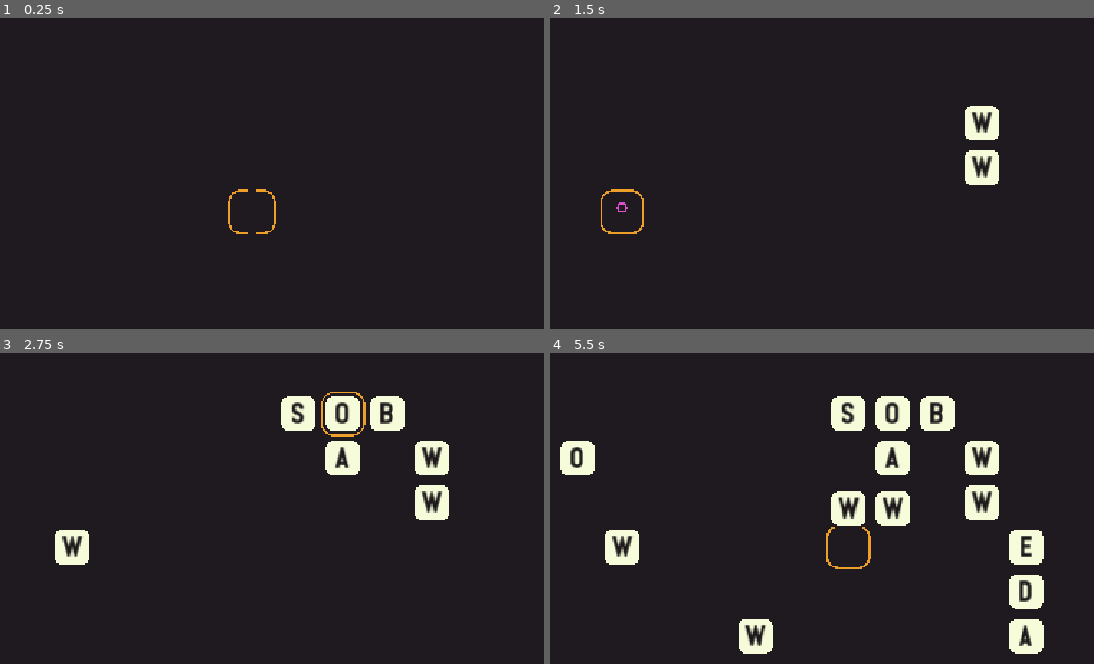
Above: before the commit, frames 1-4 (two rows, left to right).
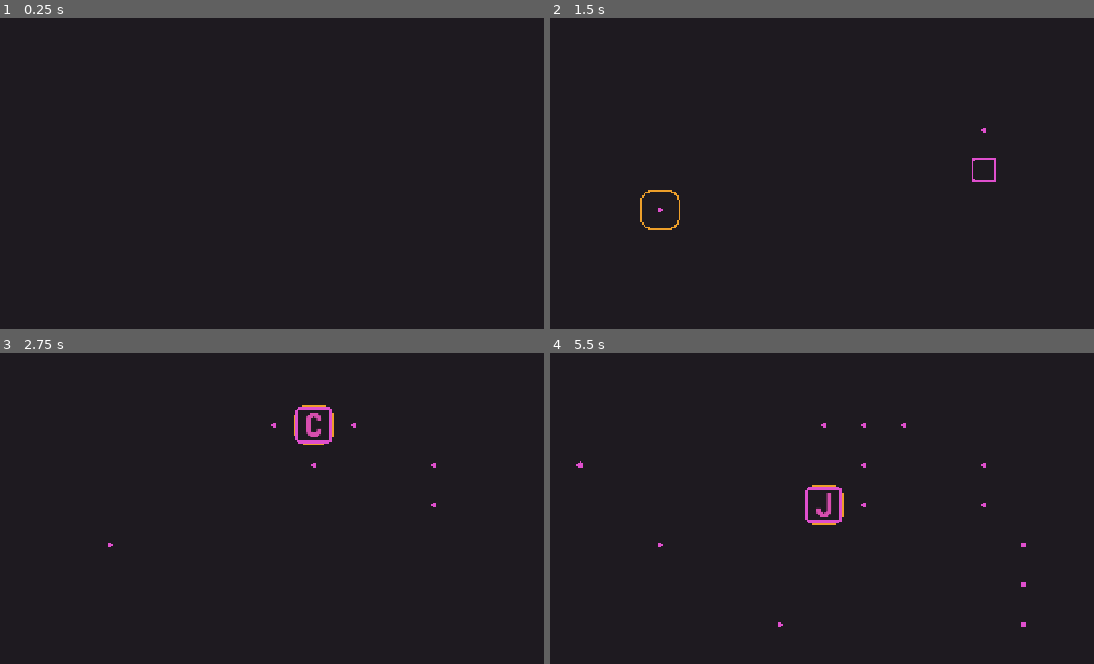
Above: after the commit, the same moments.

Repository: natanmaia95/vs-word-tile
Game: Godot game, scene res://tests/test_match.tscn
Two runs of this game, one before a commit and one after it. Both use one fixed random seed, a clock stepped at 60 frames per second and the inputs below. The project has no main scene, so this scene is started directly. The engine's default icon, where the game draws it, is replaced by a stand-in: a white triangle on a blue panel in a dark square.
Inputs (mouse positions are in pixels of both pictures, inside the frame that each line leads up to):
- Up to frame 1 (0.25 s): no input
- Up to frame 2 (1.5 s): tap Enter at 0.5 s; move the mouse to (979, 167) at 0.52 s; hold Shift 0.53-1.28 s; click (979, 167) at 0.67 s; move the mouse to (642, 213) at 1.27 s; tap Shift at 1.35 s; click (642, 213) at 1.42 s
- Up to frame 3 (2.75 s): move the mouse to (331, 424) at 2.02 s; hold Shift from 2.03 s (still down); click (331, 424) at 2.17 s
- Up to frame 4 (5.5 s): move the mouse to (762, 614) at 2.77 s; release Shift at 2.78 s; tap Shift at 2.85, 4.35 s; click (762, 614) at 2.92 s; move the mouse to (1039, 592) at 3.52 s; hold Shift 3.53-4.28 s; click (1039, 592) at 3.67 s; move the mouse to (560, 458) at 4.27 s; click (560, 458) at 4.42 s; move the mouse to (843, 524) at 5.02 s; hold Shift from 5.03 s (still down); click (843, 524) at 5.17 s

The runs differ from the first frame. In frame 1, 0.2% of the frame differs, in the area x 41-51%, y 54-70%; in frame 2, 1.6%; in frame 3, 4.8%; in frame 4, 9.3%, in the area x 1-91%, y 13-97%.

Commit message:
fix the things I broke

Diff:
--- a/objects/visual_tile.gd
+++ b/objects/visual_tile.gd
@@ -1,16 +1,36 @@
 class_name VisualTile extends Control
 
 @onready var animation_player:AnimationPlayer = find_child("AnimationPlayer")
+
+## We should make this a getter to pull from game state
+var cursor_letter:String = "A"
 
 var letter : String = " " :
 	set(value):
 		letter = value[0].capitalize()
 		%LblLetter.text = letter
 
+var active:bool = false:
+	set(value):
+		active = value
+		if(active):
+			animation_player.play(&"show_drop", -1, 4)
+		else:
+			animation_player.play(&"show", -1, -2., true)
+
 func _ready() -> void:
-	animation_player.play(&"show_drop", -1, 2.)
+	animation_player.play(&"hover_inactive", -1, -100., true)
+	mouse_entered.connect(hover.bind(true))
+	mouse_exited.connect(hover.bind(false))
 
-func remove() -> void:
-	animation_player.play(&"show", -1, -2., true)
-	await animation_player.animation_finished
-	queue_free()
+
+func hover(on:bool) -> void:
+	if animation_player.is_playing() and not animation_player.current_animation.begins_with("hover"):
+		return
+	if active:
+		return
+	else:
+		if on:
+			animation_player.play(&"hover_inactive", -1, 8)
+		else:
+			animation_player.play(&"hover_inactive", -1, -2., true)
--- a/objects/visual_tile.tscn
+++ b/objects/visual_tile.tscn
@@ -68,7 +68,7 @@
 shader_parameter/aspect_ratio = 1.0
 shader_parameter/line_thickness = 1.0
 shader_parameter/inner_size = 0.25
-shader_parameter/outer_size = 0.0
+shader_parameter/outer_size = -0.14
 shader_parameter/radius = 0.5
 shader_parameter/line_a = Color(0, 0, 0, 0)
 shader_parameter/line_b = Color(0.8745098, 0.30980393, 0.8039216, 1)
@@ -76,7 +76,7 @@
 
 [sub_resource type="LabelSettings" id="LabelSettings_4ipli"]
 font = ExtResource("2_1xr65")
-font_size = 18
+font_size = 48
 font_color = Color(0.9647059, 0.9843137, 0.8509804, 1)
 
 [sub_resource type="Animation" id="Animation_1xr65"]
@@ -114,7 +114,7 @@
 "times": PackedFloat32Array(0),
 "transitions": PackedFloat32Array(1),
 "update": 0,
-"values": [0.0]
+"values": [-0.14]
 }
 tracks/3/type = "value"
 tracks/3/imported = false
@@ -199,6 +199,105 @@
 "transitions": PackedFloat32Array(1),
 "update": 0,
 "values": [Vector2(0, 0)]
+}
+
+[sub_resource type="Animation" id="Animation_fdq3c"]
+resource_name = "hover_inactivve"
+tracks/0/type = "value"
+tracks/0/imported = false
+tracks/0/enabled = true
+tracks/0/path = NodePath("Panel:material:shader_parameter/line_thickness")
+tracks/0/interp = 2
+tracks/0/loop_wrap = true
+tracks/0/keys = {
+"times": PackedFloat32Array(0),
+"transitions": PackedFloat32Array(1),
+"update": 0,
+"values": [1.0]
+}
+tracks/1/type = "value"
+tracks/1/imported = false
+tracks/1/enabled = true
+tracks/1/path = NodePath("Panel:material:shader_parameter/line_b")
+tracks/1/interp = 2
+tracks/1/loop_wrap = true
+tracks/1/keys = {
+"times": PackedFloat32Array(0),
+"transitions": PackedFloat32Array(1),
+"update": 0,
+"values": [Color(0.8745098, 0.30980393, 0.8039216, 1)]
+}
+tracks/2/type = "value"
+tracks/2/imported = false
+tracks/2/enabled = true
+tracks/2/path = NodePath("Panel:material:shader_parameter/line_a")
+tracks/2/interp = 2
+tracks/2/loop_wrap = true
+tracks/2/keys = {
+"times": PackedFloat32Array(0),
+"transitions": PackedFloat32Array(1),
+"update": 0,
+"values": [Color(0, 0, 0, 0)]
+}
+tracks/3/type = "value"
+tracks/3/imported = false
+tracks/3/enabled = true
+tracks/3/path = NodePath("Panel:material:shader_parameter/line_c")
+tracks/3/interp = 2
+tracks/3/loop_wrap = true
+tracks/3/keys = {
+"times": PackedFloat32Array(0),
+"transitions": PackedFloat32Array(1),
+"update": 0,
+"values": [Color(0.11764706, 0.101960786, 0.1254902, 1)]
+}
+tracks/4/type = "value"
+tracks/4/imported = false
+tracks/4/enabled = true
+tracks/4/path = NodePath("Panel:material:shader_parameter/radius")
+tracks/4/interp = 2
+tracks/4/loop_wrap = true
+tracks/4/keys = {
+"times": PackedFloat32Array(0, 1),
+"transitions": PackedFloat32Array(1, 1),
+"update": 0,
+"values": [0.125, 0.165]
+}
+tracks/5/type = "value"
+tracks/5/imported = false
+tracks/5/enabled = true
+tracks/5/path = NodePath("Panel:material:shader_parameter/inner_size")
+tracks/5/interp = 2
+tracks/5/loop_wrap = true
+tracks/5/keys = {
+"times": PackedFloat32Array(0, 1),
+"transitions": PackedFloat32Array(1, 1),
+"update": 0,
+"values": [0.25, 1.0]
+}
+tracks/6/type = "value"
+tracks/6/imported = false
+tracks/6/enabled = true
+tracks/6/path = NodePath("Panel:material:shader_parameter/outer_size")
+tracks/6/interp = 2
+tracks/6/loop_wrap = true
+tracks/6/keys = {
+"times": PackedFloat32Array(0, 1),
+"transitions": PackedFloat32Array(1, 1),
+"update": 0,
+"values": [-0.14, 0.607]
+}
+tracks/7/type = "value"
+tracks/7/imported = false
+tracks/7/enabled = true
+tracks/7/path = NodePath("Panel/LblLetter:self_modulate")
+tracks/7/interp = 1
+tracks/7/loop_wrap = true
+tracks/7/keys = {
+"times": PackedFloat32Array(0.7, 1),
+"transitions": PackedFloat32Array(1, 1),
+"update": 0,
+"values": [Color(0.8745098, 0.30980393, 0.8039216, 0), Color(0.8745098, 0.30980393, 0.8039216, 1)]
 }
 
 [sub_resource type="Animation" id="Animation_5u0ay"]
@@ -237,7 +336,7 @@
 "times": PackedFloat32Array(0, 1),
 "transitions": PackedFloat32Array(1, 1),
 "update": 0,
-"values": [0.0, 0.6]
+"values": [-0.14, 0.6]
 }
 tracks/3/type = "value"
 tracks/3/imported = false
@@ -258,7 +357,7 @@
 tracks/4/interp = 2
 tracks/4/loop_wrap = true
 tracks/4/keys = {
-"times": PackedFloat32Array(0.6, 0.76666665),
+"times": PackedFloat32Array(0.8, 1),
 "transitions": PackedFloat32Array(1, 1),
 "update": 0,
 "values": [Color(0.11764706, 0.101960786, 0.1254902, 0), Color(0.11764706, 0.101960786, 0.1254902, 1)]
@@ -282,7 +381,7 @@
 tracks/6/interp = 2
 tracks/6/loop_wrap = true
 tracks/6/keys = {
-"times": PackedFloat32Array(0.5, 0.76666665),
+"times": PackedFloat32Array(0.7, 0.8666667),
 "transitions": PackedFloat32Array(1, 1),
 "update": 0,
 "values": [Color(0.11764706, 0.101960786, 0.1254902, 1), Color(0.9647059, 0.9843137, 0.8509804, 1)]
@@ -312,7 +411,7 @@
 "times": PackedFloat32Array(0.23333333, 0.36666667),
 "transitions": PackedFloat32Array(1, 1),
 "update": 0,
-"values": [Color(0.8745098, 0.30980393, 0.8039216, 1), Color(0.11764706, 0.101960786, 0.1254902, 1)]
+"values": [Color(0.8745098, 0.30980393, 0.8039216, 1), Color(0.9647059, 0.9843137, 0.8509804, 1)]
 }
 tracks/2/type = "value"
 tracks/2/imported = false
@@ -336,7 +435,7 @@
 "times": PackedFloat32Array(0, 0.36666667),
 "transitions": PackedFloat32Array(1, 1),
 "update": 0,
-"values": [0.125, 0.3]
+"values": [0.125, 0.15]
 }
 tracks/4/type = "value"
 tracks/4/imported = false
@@ -348,7 +447,7 @@
 "times": PackedFloat32Array(0, 0.36666667),
 "transitions": PackedFloat32Array(1, 1),
 "update": 0,
-"values": [0.0, 0.6]
+"values": [0.6, 0.6]
 }
 tracks/5/type = "value"
 tracks/5/imported = false
@@ -360,7 +459,7 @@
 "times": PackedFloat32Array(0, 0.36666667),
 "transitions": PackedFloat32Array(1, 1),
 "update": 0,
-"values": [0.25, 1.0]
+"values": [1.0, 1.0]
 }
 tracks/6/type = "value"
 tracks/6/imported = false
@@ -414,14 +513,16 @@
 [sub_resource type="AnimationLibrary" id="AnimationLibrary_2p2qv"]
 _data = {
 &"RESET": SubResource("Animation_1xr65"),
+&"hover_inactive": SubResource("Animation_fdq3c"),
 &"show": SubResource("Animation_5u0ay"),
 &"show_drop": SubResource("Animation_2p2qv")
 }
 
 [node name="Tile" type="Control" unique_id=1686074798]
-custom_minimum_size = Vector2(32, 32)
+custom_minimum_size = Vector2(64, 64)
 layout_mode = 3
 anchors_preset = 0
+mouse_default_cursor_shape = 2
 script = ExtResource("1_4ipli")
 
 [node name="Panel" type="Panel" parent="." unique_id=251274556]
@@ -432,6 +533,7 @@
 anchor_bottom = 1.0
 grow_horizontal = 2
 grow_vertical = 2
+mouse_filter = 1
 
 [node name="LblLetter" type="Label" parent="Panel" unique_id=21483409]
 unique_name_in_owner = true
@@ -443,7 +545,8 @@
 grow_horizontal = 2
 grow_vertical = 2
 offset_transform_enabled = true
-offset_transform_position = Vector2(1, 1)
+offset_transform_position = Vector2(2.25, 3)
+mouse_filter = 1
 text = "A"
 label_settings = SubResource("LabelSettings_4ipli")
 horizontal_alignment = 1
--- a/project.godot
+++ b/project.godot
@@ -16,6 +16,8 @@
 
 [display]
 
+window/size/viewport_width=1280
+window/size/viewport_height=720
 window/stretch/mode="canvas_items"
 window/stretch/aspect="expand"
 window/canvas_textures/default_texture_filter=1
--- a/systems/game/render/board_renderer.gd
+++ b/systems/game/render/board_renderer.gd
@@ -3,10 +3,10 @@
 
 
 static func grid_to_local(pos:Vector2i) -> Vector2:
-	return Vector2(pos * 32)
+	return Vector2(pos * 64)
 
 static func local_to_grid(pos:Vector2) -> Vector2i:
-	return (pos / 32.0).floor()
+	return (pos / 64.0).floor()
 
 
 
@@ -72,14 +72,13 @@
 func animate_tile_removed(pos:Vector2i, _tile_data:int) -> void:
 	var tile = tile_nodes.get(pos) as VisualTile
 	tile_nodes.erase(pos)
-	tile.remove()
-	# animate exit
-	#var tween = create_tween().set_trans(Tween.TRANS_CUBIC).set_ease(Tween.EASE_IN)
-	#tween.set_parallel()
-	#tween.tween_property(tile, "scale", Vector2.ONE*2, 0.5)
-	#tween.tween_property(tile, "modulate:a", 0, 0.5)
-	#tween.set_parallel(false)
-	#tween.tween_callback(tile.queue_free)
+	 #animate exit
+	var tween = create_tween().set_trans(Tween.TRANS_CUBIC).set_ease(Tween.EASE_IN)
+	tween.set_parallel()
+	tween.tween_property(tile, "scale", Vector2.ONE*2, 0.5)
+	tween.tween_property(tile, "modulate:a", 0, 0.5)
+	tween.set_parallel(false)
+	tween.tween_callback(tile.queue_free)
 
 
 func animate_tile_changed(pos:Vector2i, tile_data:int) -> void:
--- a/systems/game/render/board_renderer.tscn
+++ b/systems/game/render/board_renderer.tscn
@@ -79,13 +79,12 @@
 script = ExtResource("1_bepf0")
 
 [node name="Camera2D" type="Camera2D" parent="." unique_id=289659679]
-zoom = Vector2(2, 2)
 
 [node name="test_cursor" type="Sprite2D" parent="." unique_id=2055014902]
 unique_name_in_owner = true
 modulate = Color(1, 1, 1, 0.2784314)
 material = SubResource("ShaderMaterial_bepf0")
-scale = Vector2(0.25, 0.25)
+scale = Vector2(0.5, 0.5)
 texture = ExtResource("2_1ou8o")
 centered = false
 script = ExtResource("3_bepf0")
--- a/systems/game/render/test_cursor.gd
+++ b/systems/game/render/test_cursor.gd
@@ -2,7 +2,7 @@
 
 
 var li:int = 0
-var LETTERS : Array = "WWOABSDAE".split()
+var LETTERS : Array = "ABCDEFGHIJKLMNOPQRSTUV".split()
 
 
 var game : ScrabbleGame = null
--- a/tests/mock_tiles.gd
+++ b/tests/mock_tiles.gd
@@ -1,13 +1,33 @@
 extends GridContainer
 const VISUAL_TILE = preload("uid://ds8omu6g4wqyo")
 
+var board:TileBoard:
+	set(new):
+		board = new
+		_initialize_board()
 
 # Called when the node enters the scene tree for the first time.
-func _ready() -> void:
-	for y in range(columns):
-		for x in range(columns):
-			add_child(VISUAL_TILE.instantiate())
+#func _ready() -> void:
+	#for y in range(columns):
+		#for x in range(columns):
+			#var tile:VisualTile = VISUAL_TILE.instantiate()
+			#add_child(tile)
+	#await get_tree().process_frame
+	#get_parent().scale = Vector2(.1,.1)
 
+func _initialize_board() -> void:
+	if not is_node_ready() or not board:
+		return
+
+	for y:int in range(columns):
+		for x:int in range(columns):
+			var tile:VisualTile = VISUAL_TILE.instantiate()
+			#tile.coord = Vector2i(x,y)
+			add_child(tile)
+			tile.gui_input.connect(func(event:InputEvent) -> void:
+				if event is InputEventMouseButton and event.is_pressed():
+					tile.active = not tile.active
+			)
 
 # Called every frame. 'delta' is the elapsed time since the previous frame.
 func _process(_delta: float) -> void:
--- /dev/null
+++ b/tests/mock_ui.gd
@@ -0,0 +1,13 @@
+extends Control
+
+@export var player:TileBoard
+@export var opponent:TileBoard
+@onready var player_board:GridContainer = $HBoxContainer/VBoxContainer/Player/GridContainer
+# Called when the node enters the scene tree for the first time.
+func _ready() -> void:
+	player_board.board = player
+
+
+# Called every frame. 'delta' is the elapsed time since the previous frame.
+func _process(delta: float) -> void:
+	pass
--- a/tests/mock_ui.tscn
+++ b/tests/mock_ui.tscn
@@ -1,24 +1,87 @@
 [gd_scene format=3 uid="uid://xq3x136vosno"]
 
+[ext_resource type="Script" uid="uid://di0rxjrfdro8x" path="res://tests/mock_ui.gd" id="1_s48ir"]
 [ext_resource type="Script" uid="uid://dvvie1la145uy" path="res://tests/mock_tiles.gd" id="1_sqe0u"]
+[ext_resource type="Script" uid="uid://dw6s3n3i8clbx" path="res://systems/game/tile_board.gd" id="2_2co7h"]
+[ext_resource type="PackedScene" uid="uid://ds8omu6g4wqyo" path="res://objects/visual_tile.tscn" id="4_jgpj5"]
 
-[node name="Control" type="Control" unique_id=116574851]
+[sub_resource type="Resource" id="Resource_3eav7"]
+script = ExtResource("2_2co7h")
+metadata/_custom_type_script = "uid://dw6s3n3i8clbx"
+
+[sub_resource type="Resource" id="Resource_lb2d0"]
+script = ExtResource("2_2co7h")
+metadata/_custom_type_script = "uid://dw6s3n3i8clbx"
+
+[node name="MockUI" type="Control" unique_id=116574851]
 layout_mode = 3
 anchors_preset = 15
 anchor_right = 1.0
 anchor_bottom = 1.0
 grow_horizontal = 2
 grow_vertical = 2
+script = ExtResource("1_s48ir")
+player = SubResource("Resource_3eav7")
+opponent = SubResource("Resource_lb2d0")
 
-[node name="Player" type="CenterContainer" parent="." unique_id=1440366223]
+[node name="HBoxContainer" type="HBoxContainer" parent="." unique_id=276797559]
 layout_mode = 1
 anchors_preset = 15
 anchor_right = 1.0
 anchor_bottom = 1.0
 grow_horizontal = 2
 grow_vertical = 2
+alignment = 1
 
-[node name="GridContainer" type="GridContainer" parent="Player" unique_id=1589850527]
+[node name="VBoxContainer" type="VBoxContainer" parent="HBoxContainer" unique_id=1471967543]
 layout_mode = 2
+theme_override_constants/separation = 32
+
+[node name="Player" type="CenterContainer" parent="HBoxContainer/VBoxContainer" unique_id=1440366223]
+layout_mode = 2
+size_flags_horizontal = 3
+
+[node name="GridContainer" type="GridContainer" parent="HBoxContainer/VBoxContainer/Player" unique_id=1589850527]
+layout_mode = 2
+theme_override_constants/h_separation = 0
+theme_override_constants/v_separation = 0
 columns = 9
 script = ExtResource("1_sqe0u")
+
+[node name="HBoxContainer" type="HBoxContainer" parent="HBoxContainer/VBoxContainer" unique_id=1401861399]
+layout_mode = 2
+size_flags_horizontal = 4
+
+[node name="Tile" parent="HBoxContainer/VBoxContainer/HBoxContainer" unique_id=1686074798 instance=ExtResource("4_jgpj5")]
+layout_mode = 2
+
+[node name="Tile2" parent="HBoxContainer/VBoxContainer/HBoxContainer" unique_id=258376446 instance=ExtResource("4_jgpj5")]
+layout_mode = 2
+
+[node name="Tile3" parent="HBoxContainer/VBoxContainer/HBoxContainer" unique_id=1023433767 instance=ExtResource("4_jgpj5")]
+layout_mode = 2
+
+[node name="Tile4" parent="HBoxContainer/VBoxContainer/HBoxContainer" unique_id=1172475297 instance=ExtResource("4_jgpj5")]
+layout_mode = 2
+
+[node name="Tile5" parent="HBoxContainer/VBoxContainer/HBoxContainer" unique_id=814415907 instance=ExtResource("4_jgpj5")]
+layout_mode = 2
+
+[node name="Tile6" parent="HBoxContainer/VBoxContainer/HBoxContainer" unique_id=849099653 instance=ExtResource("4_jgpj5")]
+layout_mode = 2
+
+[node name="Tile7" parent="HBoxContainer/VBoxContainer/HBoxContainer" unique_id=2028218126 instance=ExtResource("4_jgpj5")]
+layout_mode = 2
+
+[node name="Player2" type="CenterContainer" parent="HBoxContainer" unique_id=394896204]
+layout_mode = 2
+
+[node name="GridContainer" type="GridContainer" parent="HBoxContainer/Player2" unique_id=1005448729]
+propagate_maximum_size = false
+layout_mode = 2
+offset_transform_scale = Vector2(0.5, 0.5)
+offset_transform_visual_only = false
+theme_override_constants/h_separation = 0
+theme_override_constants/v_separation = 0
+columns = 9
+script = ExtResource("1_sqe0u")
--- a/tests/test_match.tscn
+++ b/tests/test_match.tscn
@@ -23,7 +23,7 @@
 
 [node name="SubViewport" type="SubViewport" parent="HSplitContainer/SubViewportContainer" unique_id=119377432]
 handle_input_locally = false
-size = Vector2i(570, 648)
+size = Vector2i(634, 720)
 render_target_update_mode = 4
 
 [node name="ScrabbleGame" type="Node" parent="HSplitContainer/SubViewportContainer/SubViewport" unique_id=76799372 node_paths=PackedStringArray("visuals")]
@@ -40,7 +40,7 @@
 
 [node name="SubViewport" type="SubViewport" parent="HSplitContainer/SubViewportContainer2" unique_id=447323201]
 handle_input_locally = false
-size = Vector2i(570, 648)
+size = Vector2i(634, 720)
 render_target_update_mode = 4
 
 [node name="ScrabbleGame" type="Node" parent="HSplitContainer/SubViewportContainer2/SubViewport" unique_id=37921346 node_paths=PackedStringArray("visuals")]
Not shown, added: tests/mock_ui.gd.uid
